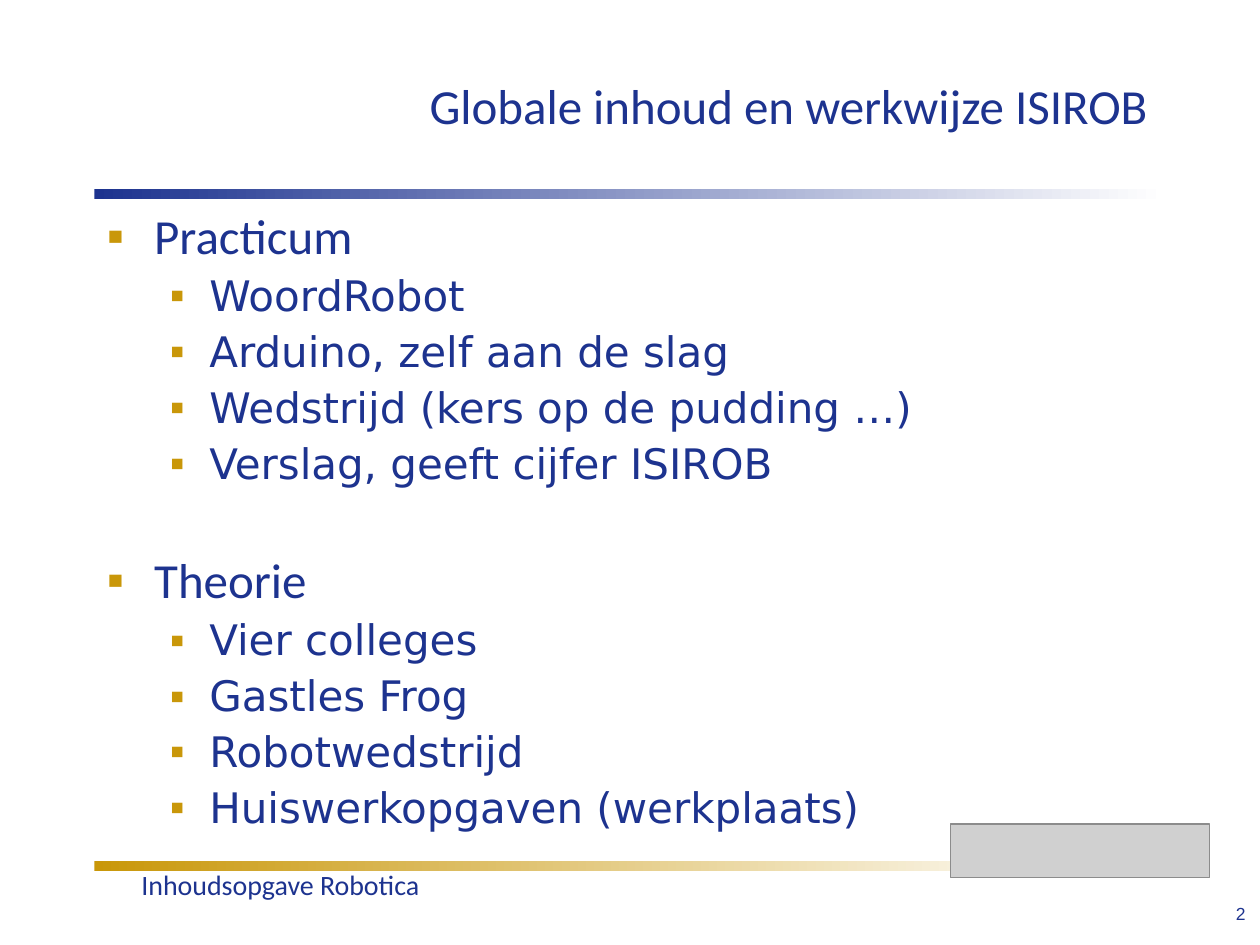
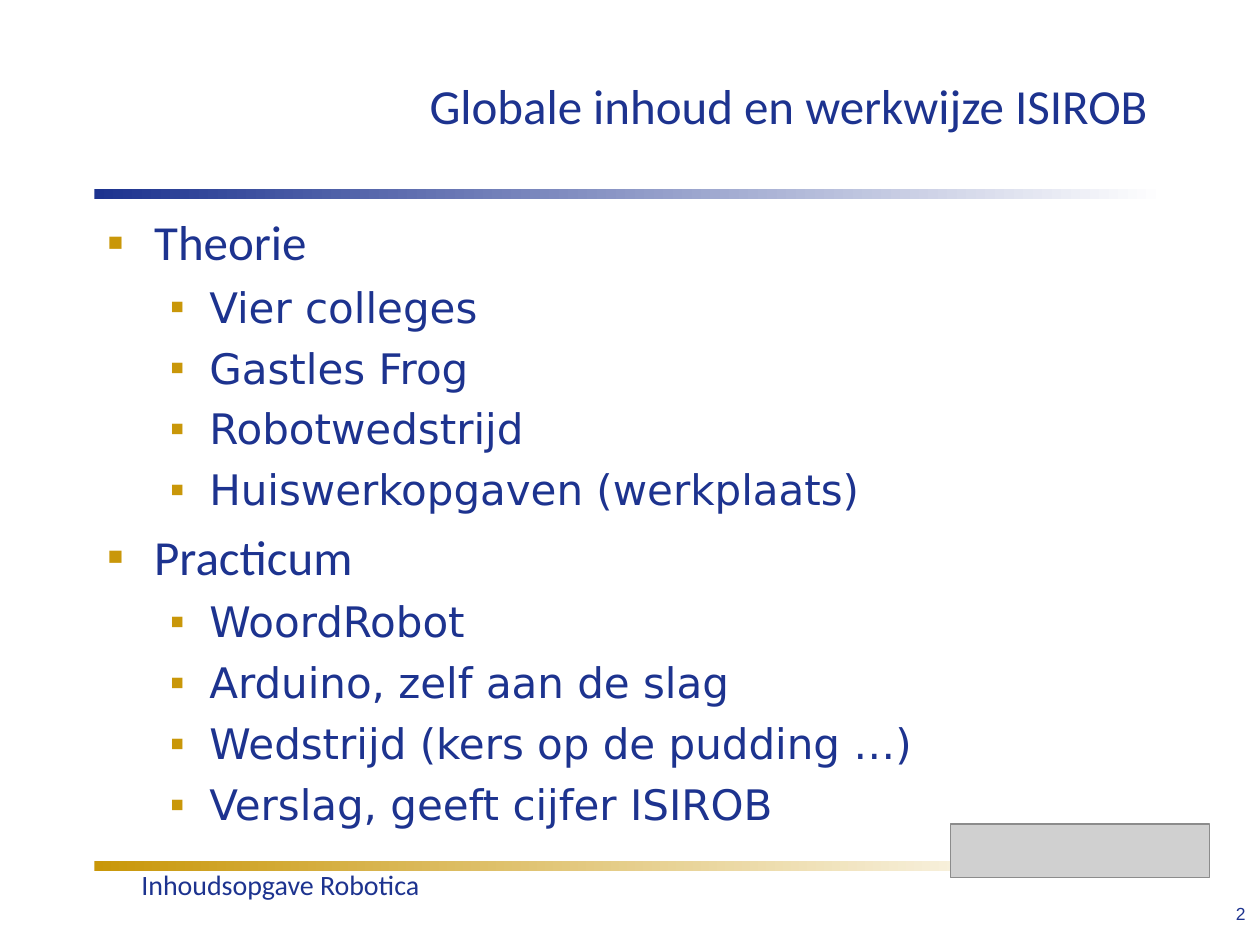
Before and after one commit to humiq/Greendevelopment, a slide deck: slide 2 of trunk/documents/Colleges/ISIROB Inhoudsopgave colleges 2012.ppt. Drawn at 1260x945 pixels with LibreOffice and Linux fonts; fonts in the diff are those of the drawing; grey boxes stand for pictures. Boxes give left, top, right and bottom in pixels: in the first picture for what was removed or moved away, otherwise in the second. Text is boxed around its words. In the diff, an @@ line names an element or a change of style, - is before the commit and + after.

```diff
--- a/trunk/documents/Colleges/ISIROB Inhoudsopgave colleges 2012.ppt
+++ b/trunk/documents/Colleges/ISIROB Inhoudsopgave colleges 2012.ppt
@@ text at (154,226,859,514): paragraphs added @@
+▪ Theorie
+  ▪ Vier colleges
+  ▪ Gastles Frog
+  ▪ Robotwedstrijd
+  ▪ Huiswerkopgaven (werkplaats)
@@ text at (154,564,859,832): paragraphs removed @@
-▪ Theorie
-  ▪ Vier colleges
-  ▪ Gastles Frog
-  ▪ Robotwedstrijd
-  ▪ Huiswerkopgaven (werkplaats)
@@ text at (154,541,840,829): line spacing 0.9 to 1 @@
```
Also in this commit, not shown: 4 other slides changed, 2 other files.
